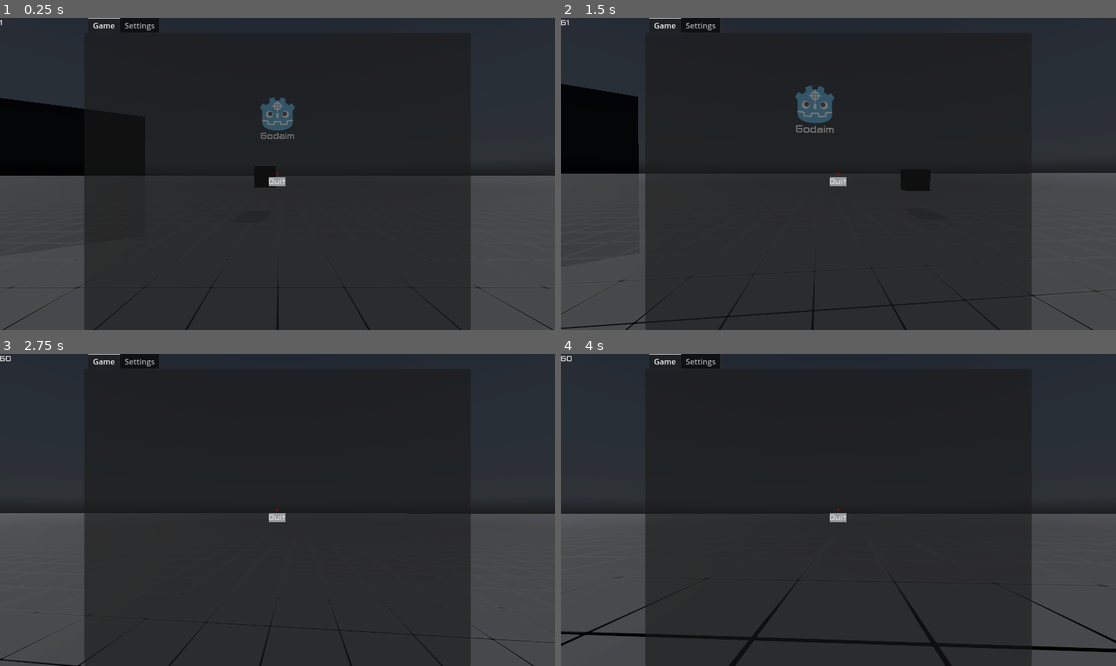
Above: before the commit, frames 1-4 (two rows, left to right).
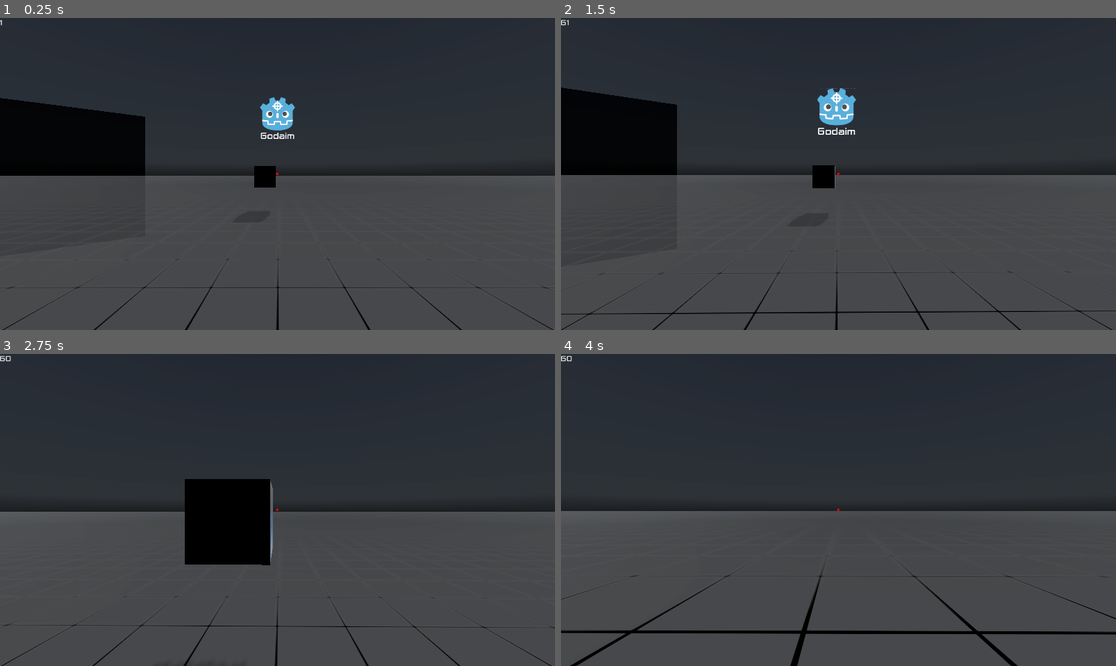
Above: after the commit, the same moments.

Repository: stumpynub/AimTrainerGodaim
Game: Godot game, scene res://scenes/levels/main.tscn
Same seed, same stepped clock (60 frames per second), same inputs: the game is played once before the commit and once after it. This scene is started directly instead of the project's main scene. The engine's default icon, where the game draws it, is replaced by a stand-in: a white triangle on a blue panel in a dark square. A sky picture missing from this copy of the repository is replaced by a grey-blue gradient.
Inputs (mouse positions are in pixels of both pictures, inside the frame that each line leads up to):
- Up to frame 1 (0.25 s): no input
- Up to frame 2 (1.5 s): tap Enter (ui_accept) at 0.5, 0.77 s; move the mouse to (810, 236) at 0.52 s; hold W (up) from 0.53 s (still down); click (810, 236) at 0.6 s; right-click (810, 236) at 0.8 s; move the mouse to (877, 177) at 1.27 s; right-click (877, 177) at 1.35 s
- Up to frame 3 (2.75 s): keep holding W (up); tap Enter (ui_accept) at 1.52 s; click (316, 513) at 1.55 s; move the mouse to (233, 506) at 2.02 s; click (233, 506) at 2.1 s; right-click (233, 506) at 2.3 s
- Up to frame 4 (4 s): move the mouse to (844, 510) at 2.77 s; release W (up) at 2.78 s; hold A (left) 2.78-3.53 s; right-click (844, 510) at 2.85 s; tap Enter (ui_accept) at 3.02, 3.77 s; click (844, 510) at 3.05 s; move the mouse to (816, 503) at 3.52 s; hold W (up) from 3.53 s (still down); hold Ctrl (crouch) from 3.53 s (still down); right-click (816, 503) at 3.8 s

The runs differ from the first frame. In frame 1, 34% of the frame differs, in the area x 15-85%, y 0-100%; in frame 2, 36%, in the area x 0-100%, y 0-100%; in frame 3, 36%; in frame 4, 35%.
Error after the commit: Attempt to call function 'play' in base 'null instance' on a null instance. (res://scripts/player.gd:64)

Commit message:
enemy collison

Diff:
--- a/project.godot
+++ b/project.godot
@@ -21,7 +21,6 @@
 
 [display]
 
-window/size/mode=3
 window/vsync/vsync_mode=0
 
 [input]
--- a/scenes/player.tscn
+++ b/scenes/player.tscn
@@ -1,71 +1,10 @@
-[gd_scene load_steps=9 format=3 uid="uid://b7y5xmt660wt3"]
+[gd_scene load_steps=5 format=3 uid="uid://dyylikvkmce7c"]
 
 [ext_resource type="Script" path="res://scripts/player.gd" id="1_ntsen"]
-[ext_resource type="PackedScene" uid="uid://bcqg276xgtikn" path="res://scenes/ui/Hud.tscn" id="2_30vct"]
-[ext_resource type="PackedScene" uid="uid://bvvg751e46us6" path="res://assets/meshes/glock.glb" id="3_drgkp"]
+[ext_resource type="PackedScene" path="res://scenes/ui/Hud.tscn" id="2_30vct"]
 [ext_resource type="PackedScene" uid="uid://bvxiq1xo1p1j5" path="res://scenes/ui/settings.tscn" id="3_jq0ru"]
 
 [sub_resource type="SphereShape3D" id="SphereShape3D_0gohi"]
-
-[sub_resource type="Animation" id="Animation_vpw6x"]
-length = 0.001
-tracks/0/type = "value"
-tracks/0/imported = false
-tracks/0/enabled = true
-tracks/0/path = NodePath(".:rotation")
-tracks/0/interp = 1
-tracks/0/loop_wrap = true
-tracks/0/keys = {
-"times": PackedFloat32Array(0),
-"transitions": PackedFloat32Array(1),
-"update": 0,
-"values": [Vector3(0.767893, -1.38584, 0.263097)]
-}
-tracks/1/type = "value"
-tracks/1/imported = false
-tracks/1/enabled = true
-tracks/1/path = NodePath(".:position")
-tracks/1/interp = 1
-tracks/1/loop_wrap = true
-tracks/1/keys = {
-"times": PackedFloat32Array(0),
-"transitions": PackedFloat32Array(1),
-"update": 0,
-"values": [Vector3(0, -0.697766, -1.004)]
-}
-
-[sub_resource type="Animation" id="Animation_3trng"]
-resource_name = "ads"
-tracks/0/type = "value"
-tracks/0/imported = false
-tracks/0/enabled = true
-tracks/0/path = NodePath(".:rotation")
-tracks/0/interp = 1
-tracks/0/loop_wrap = true
-tracks/0/keys = {
-"times": PackedFloat32Array(0, 1),
-"transitions": PackedFloat32Array(1, 1),
-"update": 0,
-"values": [Vector3(0.767893, -1.38584, 0.263097), Vector3(0, -1.5708, 0)]
-}
-tracks/1/type = "value"
-tracks/1/imported = false
-tracks/1/enabled = true
-tracks/1/path = NodePath(".:position")
-tracks/1/interp = 1
-tracks/1/loop_wrap = true
-tracks/1/keys = {
-"times": PackedFloat32Array(0, 1),
-"transitions": PackedFloat32Array(1, 1),
-"update": 0,
-"values": [Vector3(0, -0.697766, -1.004), Vector3(-0.011, -0.189, -0.3)]
-}
-
-[sub_resource type="AnimationLibrary" id="AnimationLibrary_yahhf"]
-_data = {
-"RESET": SubResource("Animation_vpw6x"),
-"ads": SubResource("Animation_3trng")
-}
 
 [node name="Player" type="CharacterBody3D" node_paths=PackedStringArray("camera")]
 script = ExtResource("1_ntsen")
@@ -78,33 +17,7 @@
 shape = SubResource("SphereShape3D_0gohi")
 
 [node name="Camera3D" type="Camera3D" parent="."]
-
-[node name="glock" parent="Camera3D" instance=ExtResource("3_drgkp")]
-transform = Transform3D(4.78327e-06, -0.707107, -0.707106, 0.18709, 0.694621, -0.694621, 0.982343, -0.132289, 0.132296, 0, -0.697766, -1.004)
-visible = false
-
-[node name="Body" parent="Camera3D/glock" index="1"]
-layers = 2
-
-[node name="Cube" parent="Camera3D/glock" index="2"]
-layers = 2
-
-[node name="Slide" parent="Camera3D/glock" index="3"]
-layers = 2
-
-[node name="Cylinder" parent="Camera3D/glock" index="4"]
-layers = 2
-
-[node name="Cube001" parent="Camera3D/glock" index="5"]
-visible = false
-layers = 2
-
-[node name="GlockAnim" type="AnimationPlayer" parent="Camera3D/glock"]
-speed_scale = 10.0
-libraries = {
-"": SubResource("AnimationLibrary_yahhf")
-}
+current = true
 
 [node name="Settings" parent="." instance=ExtResource("3_jq0ru")]
-
-[editable path="Camera3D/glock"]
+visible = false
--- a/scenes/scenerios/scenerio_crazy_cubes.tscn
+++ b/scenes/scenerios/scenerio_crazy_cubes.tscn
@@ -30,17 +30,14 @@
 transform = Transform3D(-0.866023, -0.433016, 0.250001, 0, 0.499998, 0.866027, -0.500003, 0.749999, -0.43301, 0, 0, 0)
 shadow_enabled = true
 
-[node name="Node3D2" parent="." instance=ExtResource("1_4yyky")]
-transform = Transform3D(2, 0, 0, 0, 2, 0, 0, 0, 2, -4, 1.57928, -7.79431)
+[node name="box_enemy2" parent="." groups=["box_enemy"] instance=ExtResource("1_4yyky")]
+transform = Transform3D(2, 0, 0, 0, 2, 0, 0, 0, 2, 3.344, -4.09, -7)
 
-[node name="Node3D3" parent="." instance=ExtResource("1_4yyky")]
-transform = Transform3D(2, 0, 0, 0, 2, 0, 0, 0, 2, 0, 0, -7)
-
-[node name="Node3D2" parent="." instance=ExtResource("1_4yyky")]
+[node name="box_enemy3" parent="." groups=["box_enemy"] instance=ExtResource("1_4yyky")]
 transform = Transform3D(2, 0, 0, 0, 2, 0, 0, 0, 2, -4, 0, -7)
 
-[node name="Node3D3" parent="." instance=ExtResource("1_4yyky")]
-transform = Transform3D(2, 0, 0, 0, 2, 0, 0, 0, 2, 6, 1.579, -7)
+[node name="box_enemy1" parent="." groups=["box_enemy"] instance=ExtResource("1_4yyky")]
+transform = Transform3D(2, 2.98023e-08, -1.49012e-08, 0, 2, 0, -1.49012e-08, 0, 2, -4, 4.838, -7)
 
 [node name="CSGBox3D" type="CSGBox3D" parent="."]
 material_override = ExtResource("1_gl53d")
--- a/scenes/targets/enemy.tscn
+++ b/scenes/targets/enemy.tscn
@@ -19,7 +19,5 @@
 
 [node name="Area3D" type="Area3D" parent="."]
 
-[node name="CollisionShape3D" type="CollisionShape3D" parent="Area3D"]
+[node name="box_enemy_collider" type="CollisionShape3D" parent="Area3D"]
 shape = SubResource("BoxShape3D_esmvl")
-
-[connection signal="area_entered" from="Area3D" to="." method="_on_area_3d_area_entered"]
--- a/scripts/enemy.gd
+++ b/scripts/enemy.gd
@@ -4,7 +4,22 @@
 
 @onready var start = position
 @export var health: int
+@onready var boxes: Array = get_tree().get_nodes_in_group("box_enemy")
 
+func _ready():
+	print(boxes)
 
 func hit():
-	position = Vector3(randf_range(-7, 7), randf_range(-7, 7), start.z)
+	print('hit')
+	for box in boxes:
+		print('in loop')
+		if is_collided(self, box):
+			box.position = Vector3(randf_range(-7, 7), randf_range(-7, 7), start.z)
+
+func is_collided(box1, box2):
+	print("in collided")
+	var distance = box1.position.distance_to(box2.position)
+	var combined_size = (box1.scale + box2.scale).length() + 4
+	if distance <= combined_size / 2:
+		return true
+	return false
--- a/settings.cfg
+++ b/settings.cfg
@@ -1,9 +1,13 @@
 [player]
 
-sensitivity=0.12
+sensitivity=0.01
 
 [reticle]
 
 scale=0.2
 color=Color(1, 0, 0, 1)
 image=0
+
+[graphics]
+
+vsync=false
Not shown: 1 places in assets/theme.tres that only renumber resources
Not shown: 1 places in scenes/main.tscn that only renumber resources
Not shown: 1 places in scenes/scenerios/scenerio_crazy_cubes.tscn that only renumber resources
